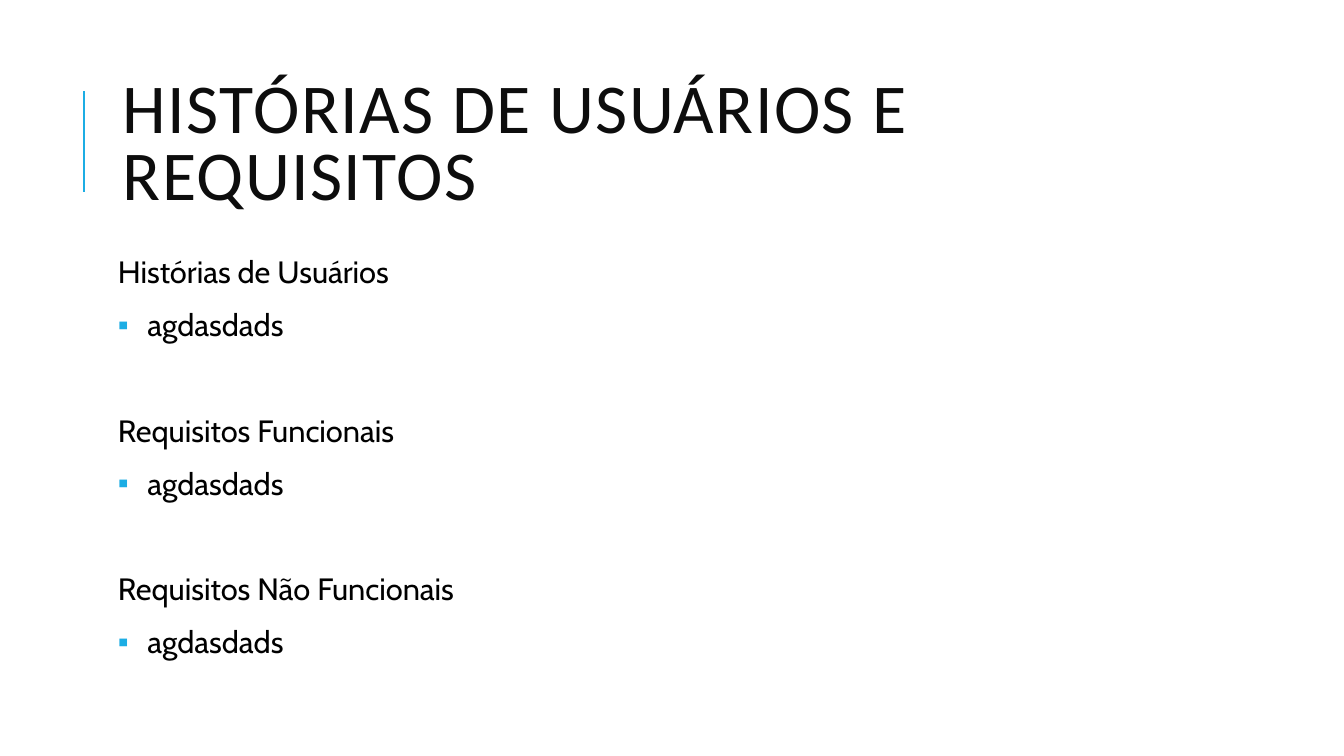
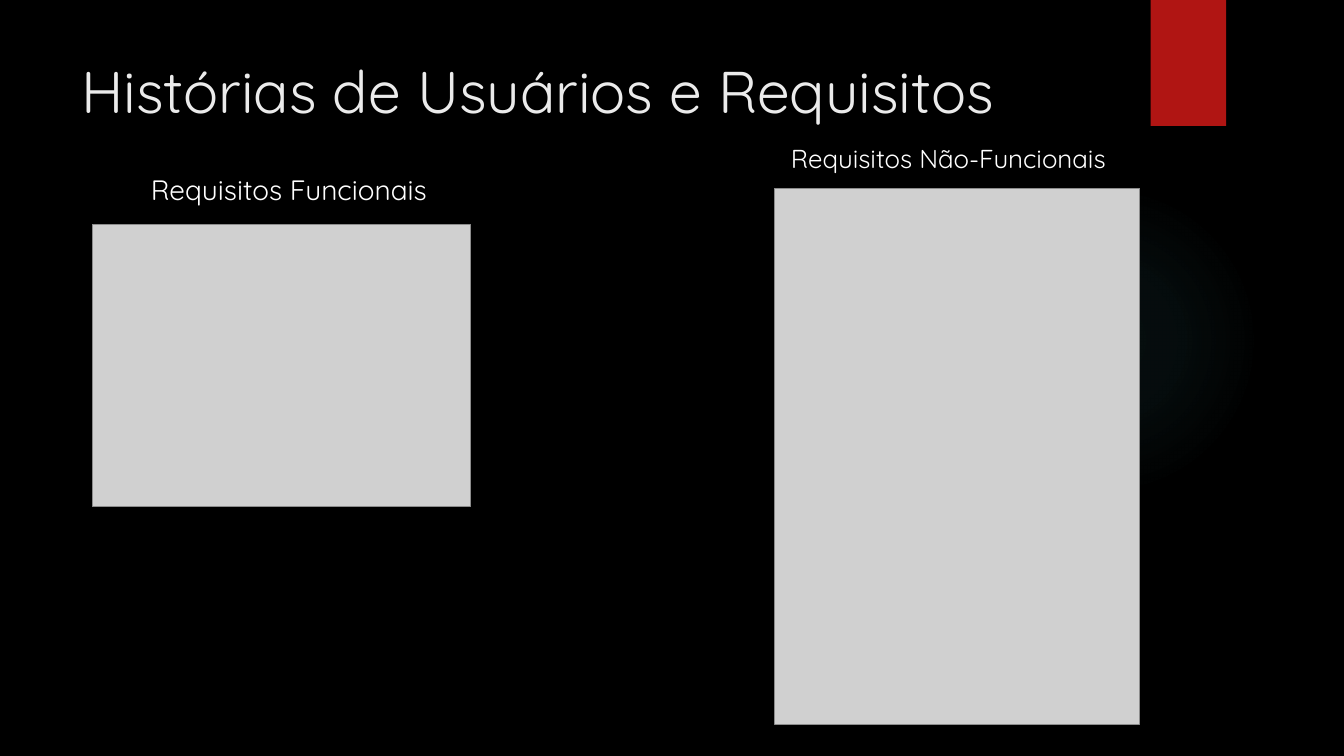
Before and after one commit to ICEI-PUC-Minas-PMGCC-TI/tiaw-pmg-cc-m-20221-tiaw-cuidadores-de-pets-grupo-5, a slide deck: slide 8 of docs/apresentacao/apresentacao - TEMPLATE.pptx (slide 5 before the commit). Drawn at 1344x756 pixels with LibreOffice and Linux fonts; fonts in the diff are those of the drawing; grey boxes stand for pictures; background and template pictures are left out. Boxes give left, top, right and bottom in pixels: in the first picture for what was removed or moved away, otherwise in the second. Text is boxed around its words. In the diff, an @@ line names an element or a change of style, - is before the commit and + after.

```diff
--- a/docs/apresentacao/apresentacao - TEMPLATE.pptx
+++ b/docs/apresentacao/apresentacao - TEMPLATE.pptx
@@ background #FFFFFF to picture (left out) @@
@@ rectangle added at (1150, 0, 1226, 126), fill #B01513 @@
@@ title "Histórias de Usuários e Requisitos" at (81, 69, 994, 125): vertical alignment middle to top @@
@@ title at (81, 69, 994, 125): text changed; size 50 to 42 pt; font Calibri to Quicksand; text colour #0D0D0D to #EBEBEB @@
-HISTÓRIAS DE USUÁRIOS E REQUISITOS
+Histórias de Usuários e Requisitos
@@ line removed from (84, 192) to (84, 91) @@
@@ text "Requisitos Funcionais": place and size @@
-text "Requisitos Funcionais" at (118, 260, 454, 660)
+text "Requisitos Funcionais" at (151, 180, 427, 206)
@@ text "Requisitos Funcionais" at (151, 180, 427, 206): size 22 to 20 pt, font Cabin to Quicksand, text colour #000000 to #FFFFFF; line spacing 0.9 to 1; less space between paragraphs @@
@@ text added at (791, 150, 1105, 173), 18.5 pt, text #FFFFFF @@
+Requisitos Não-Funcionais
@@ picture added at (775, 189, 1140, 724) @@
@@ ellipse added at (949, 185, 1259, 495), fill gradient #50B9C1 @@
@@ picture added at (92, 225, 471, 506) @@
@@ text at (118, 260, 389, 343): paragraphs removed @@
-Histórias de Usuários
-▪ agdasdads
@@ text at (118, 472, 454, 660): paragraphs removed @@
-▪ agdasdads
-Requisitos Não Funcionais
-▪ agdasdads
```
Also in this commit, not shown: 4 other slides changed, 7 slides added, 3 slides removed.
